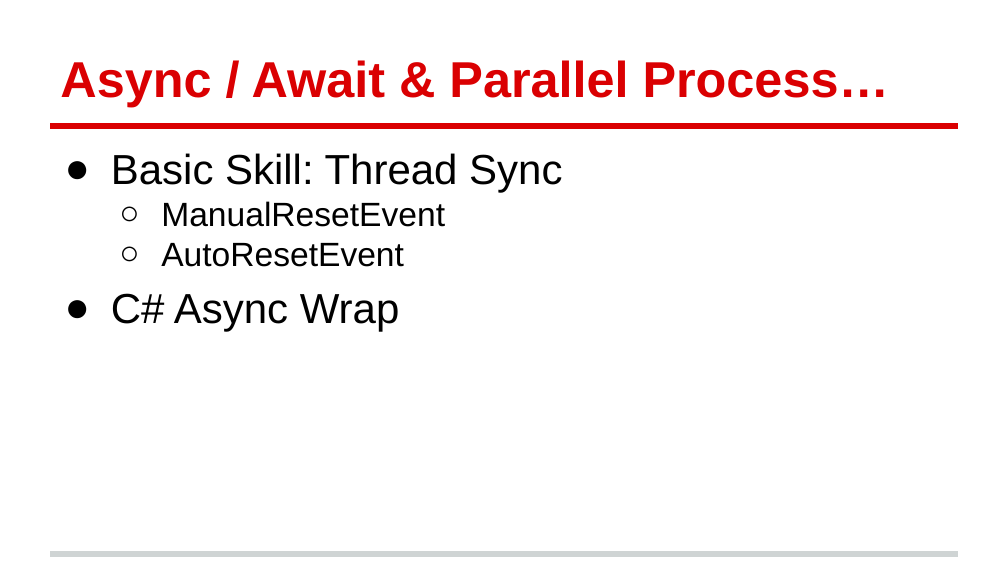
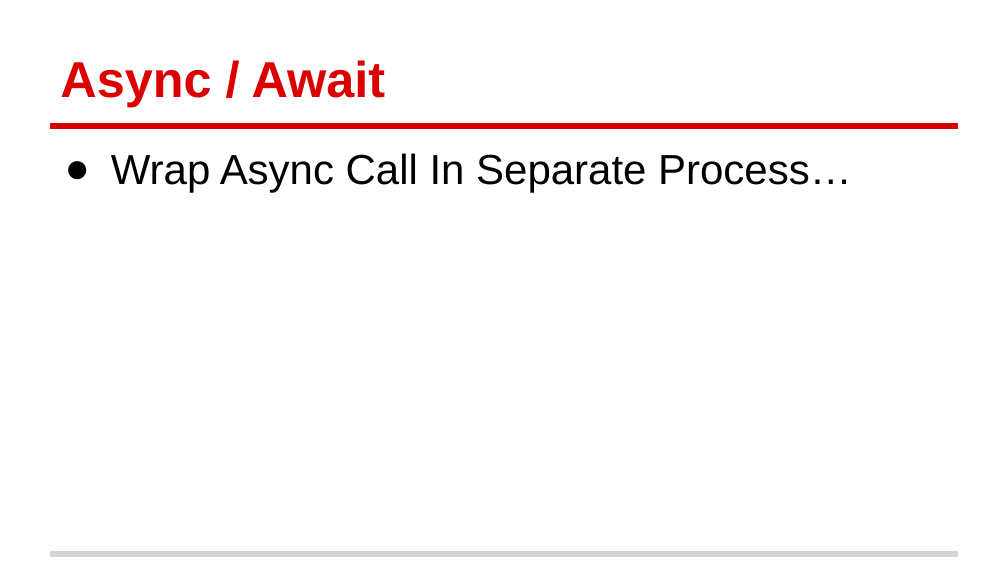
Before and after one commit to andrew0928/Meetup, a slide deck: slide 23 of 20190123.MessageQueueRPC/91APP-MessageQueueRPC-20190123.pptx (slide 20 before the commit). Drawn at 1008x567 pixels with LibreOffice and Linux fonts; fonts in the diff are those of the drawing; background and template pictures are left out. Boxes give left, top, right and bottom in pixels: in the first picture for what was removed or moved away, otherwise in the second. Text is boxed around its words. In the diff, an @@ line names an element or a change of style, - is before the commit and + after.

```diff
--- a/20190123.MessageQueueRPC/91APP-MessageQueueRPC-20190123.pptx
+++ b/20190123.MessageQueueRPC/91APP-MessageQueueRPC-20190123.pptx
@@ title at (60, 60, 385, 106): text changed @@
-Async / Await & Parallel Process…
+Async / Await
@@ text at (111, 153, 852, 192): text changed @@
-● Basic Skill: Thread Sync
-  ○ ManualResetEvent
-  ○ AutoResetEvent
-● C# Async Wrap
+● Wrap Async Call In Separate Process…
```
Also in this commit, not shown: 10 slides added, 3 slides removed, 2 other files.
